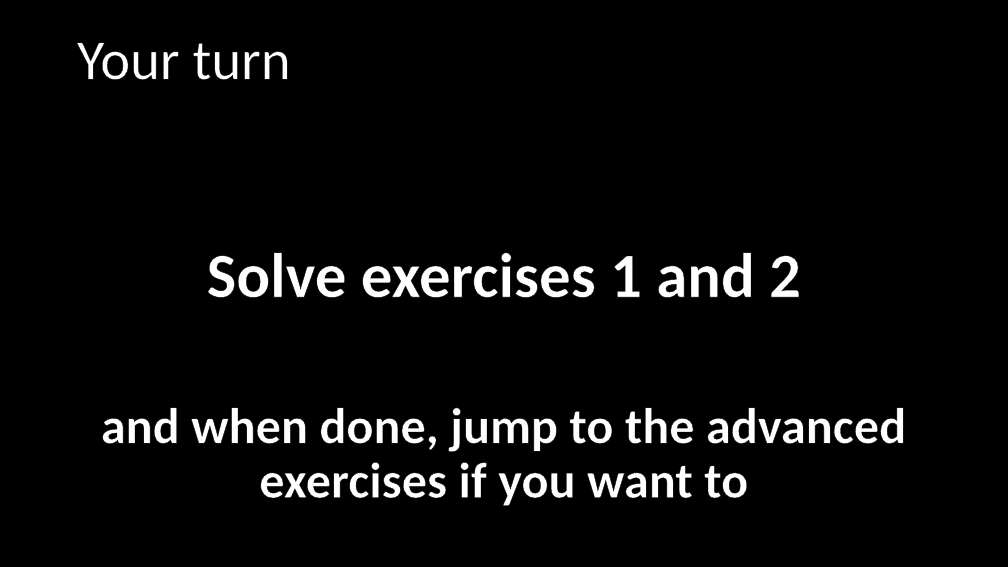
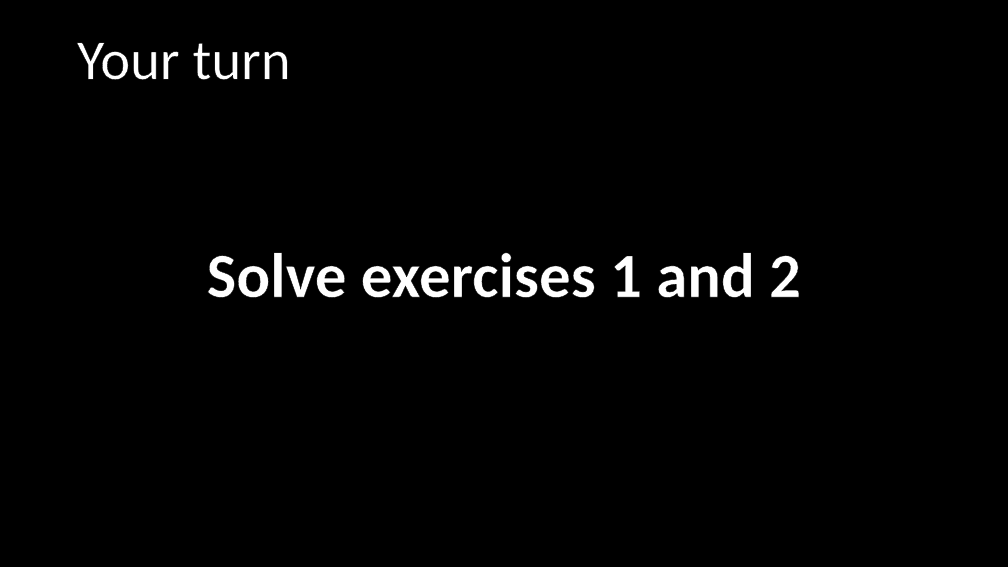
Before and after one commit to codesmurf/st3its3_teaching, a slide deck: slide 12 of 05 Parallel programming/Threading.pptx. Drawn at 1008x567 pixels with LibreOffice and Linux fonts; fonts in the diff are those of the drawing; background and template pictures are left out. Boxes give left, top, right and bottom in pixels: in the first picture for what was removed or moved away, otherwise in the second. Text is boxed around its words. In the diff, an @@ line names an element or a change of style, - is before the commit and + after.

```diff
--- a/05 Parallel programming/Threading.pptx
+++ b/05 Parallel programming/Threading.pptx
@@ text at [101, 408, 906, 506]: paragraph removed @@
-and when done, jump to the advanced exercises if you want to
```
Also in this commit, not shown: 4 other slides changed, 1 slide added, 1 slide removed, 3 other files.
